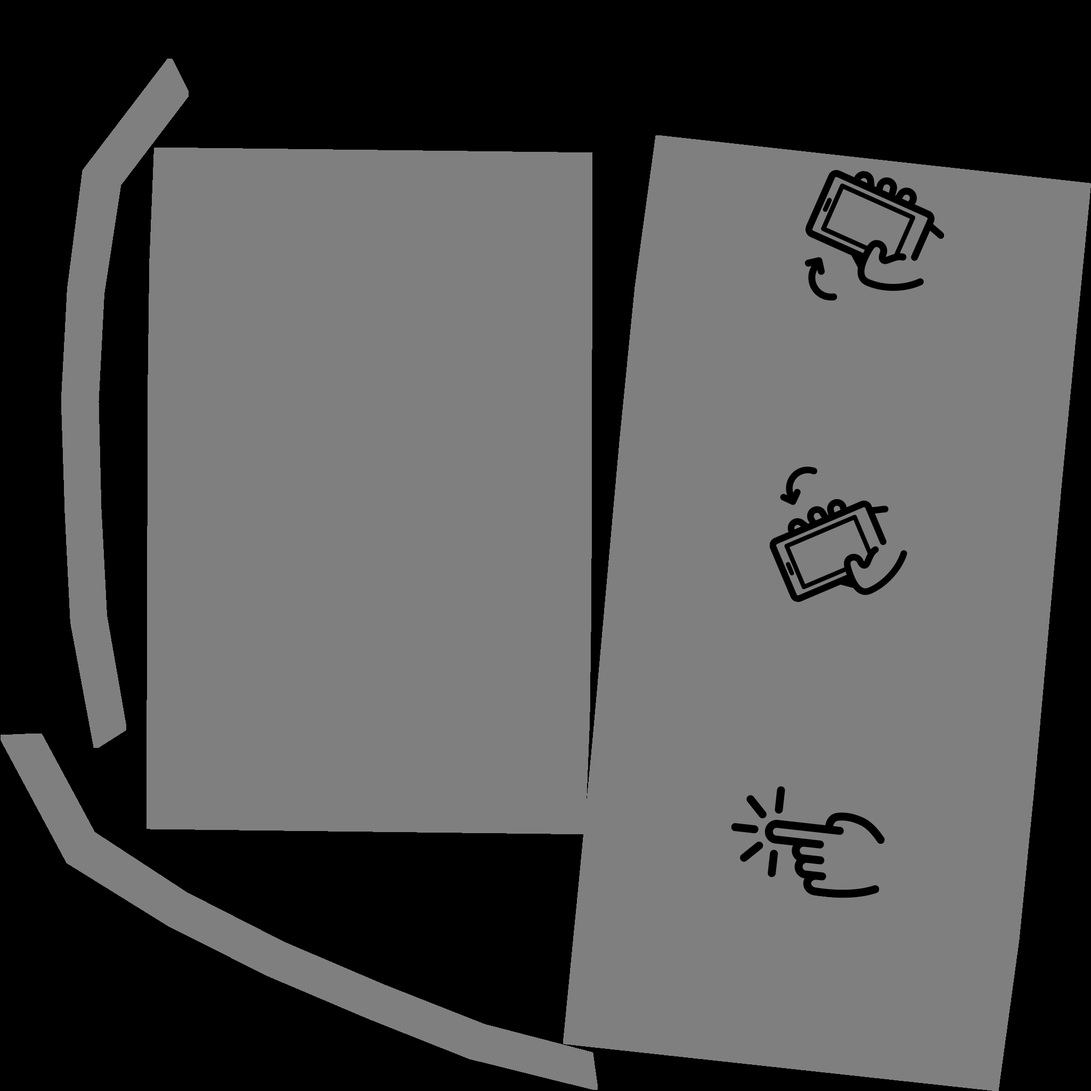
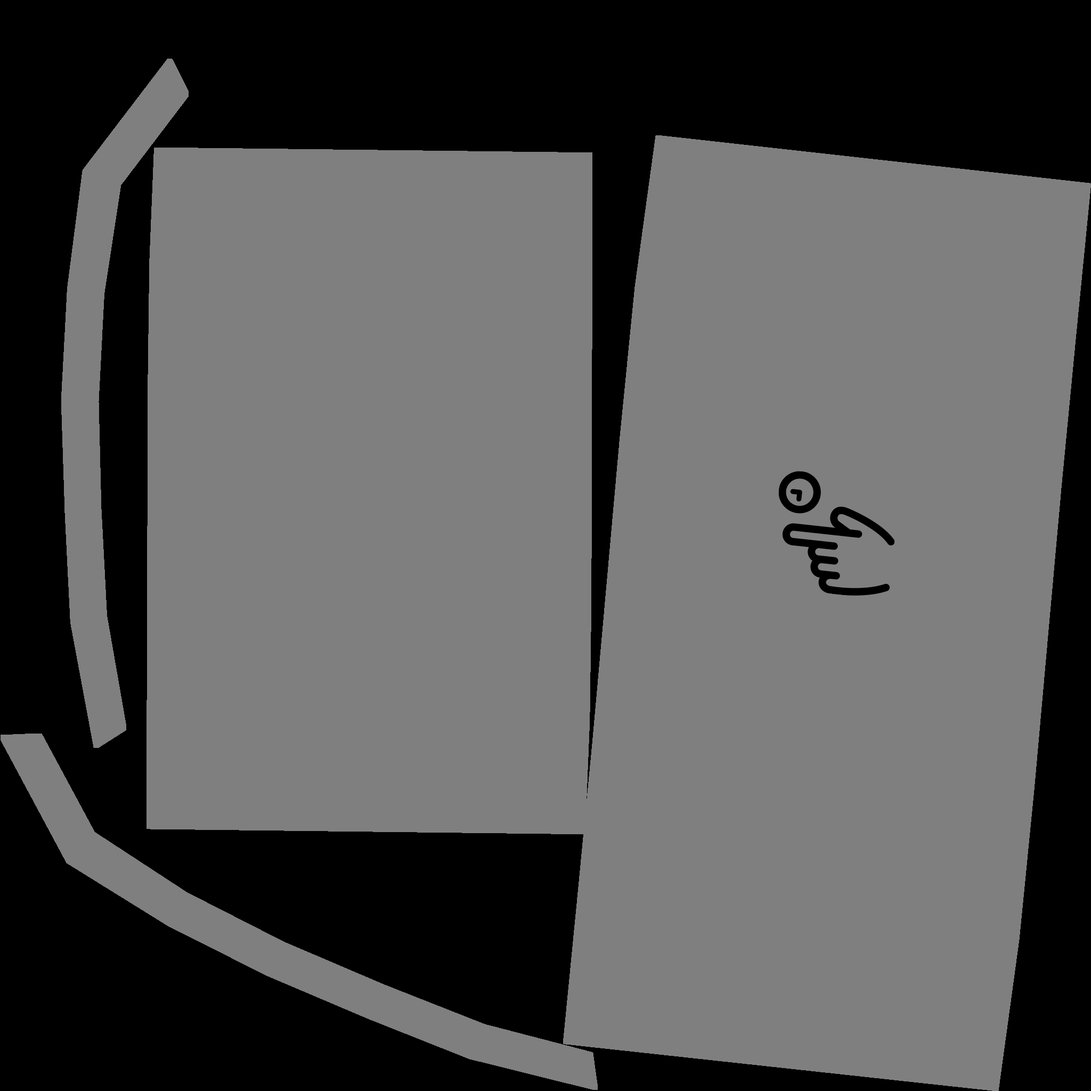
Two versions of the same layered image (1091×1091). Layer-by-layer changes:
added layer "hold" above "tap" over [778, 471, 896, 596]
hid "tap" over [731, 786, 886, 899]
hid "tilt_right" over [769, 466, 908, 603]
hid "tilt_left" over [804, 170, 945, 302]
